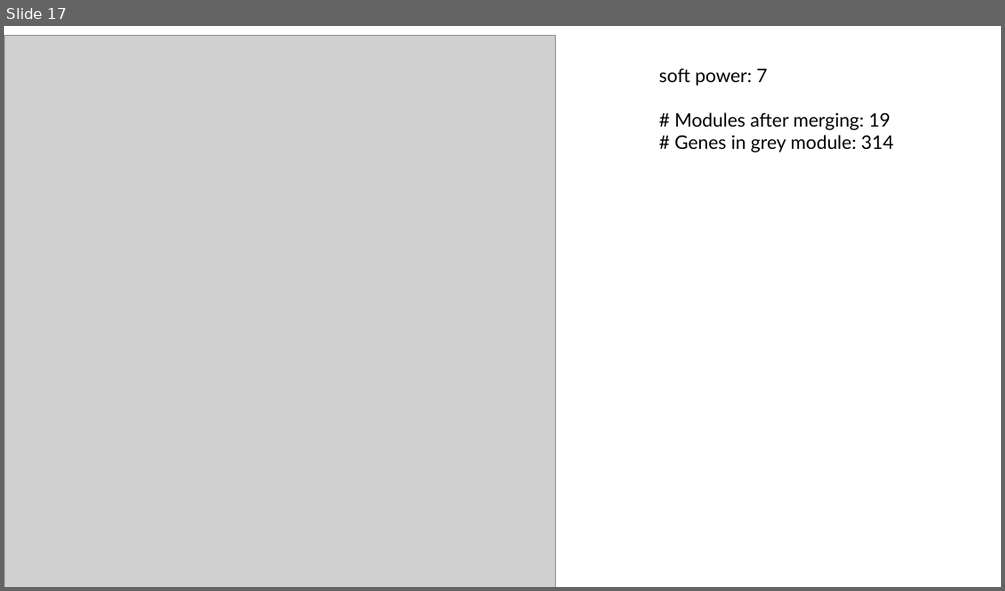
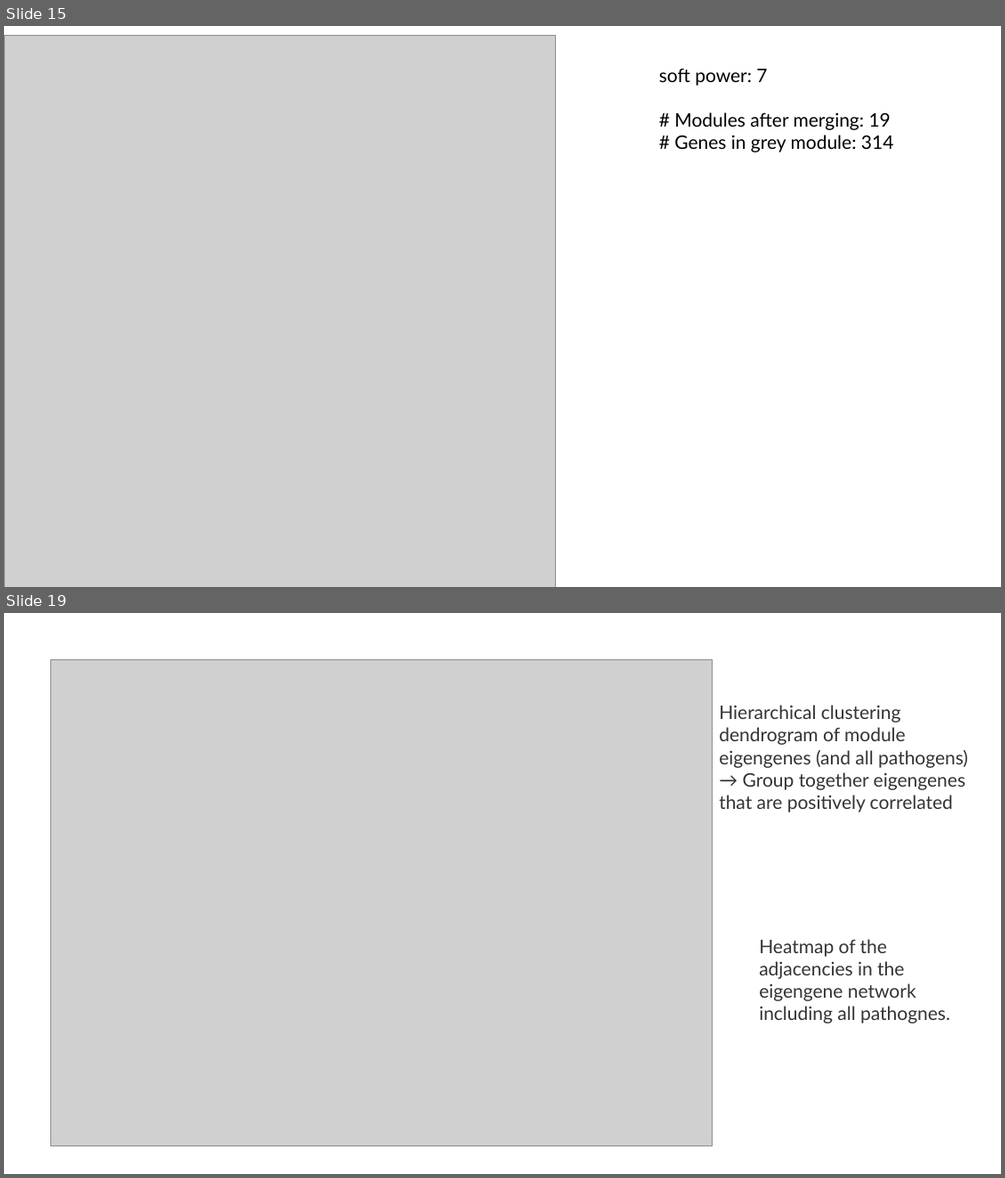
Before and after one commit to luisabender/bioinformatics-bachelor-s-thesis, a slide deck: progress.pptx. Shown one above the other, each under a label of ours: slide 17 before the commit, slides 15 and 19 after it; the slides between them are not shown. The pictures are 1005x591 and 1005x1178 pixels, drawn with LibreOffice and Linux fonts; fonts in the diff are those of the drawing; grey boxes stand for pictures. Boxes give left, top, right and bottom in pixels: in the first picture for what was removed or moved away, otherwise in the second. Text is boxed around its words. In the diff, an @@ line names an element or a change of style, - is before the commit and + after.

```diff
--- a/progress.pptx
+++ b/progress.pptx
@@ slide 19 added at (x1=4, y1=613, x2=1001, y2=1174), background #FFFFFF @@
@@ picture added at (x1=50, y1=659, x2=712, y2=1145) @@
@@ text added at (x1=719, y1=705, x2=968, y2=812), 18 pt, text #333333 @@
+Hierarchical clustering dendrogram of module eigengenes (and all pathogens)
+→ Group together eigengenes that are positively correlated
@@ text added at (x1=759, y1=939, x2=950, y2=1023), 18 pt, text #333333 @@
+Heatmap of the adjacencies in the eigengene network including all pathognes.
@@ what was slide 17 is now slide 15 @@
```
Also in this commit, not shown: 5 slides changed, 9 other slides added, 4 slides removed, 33 other files.
